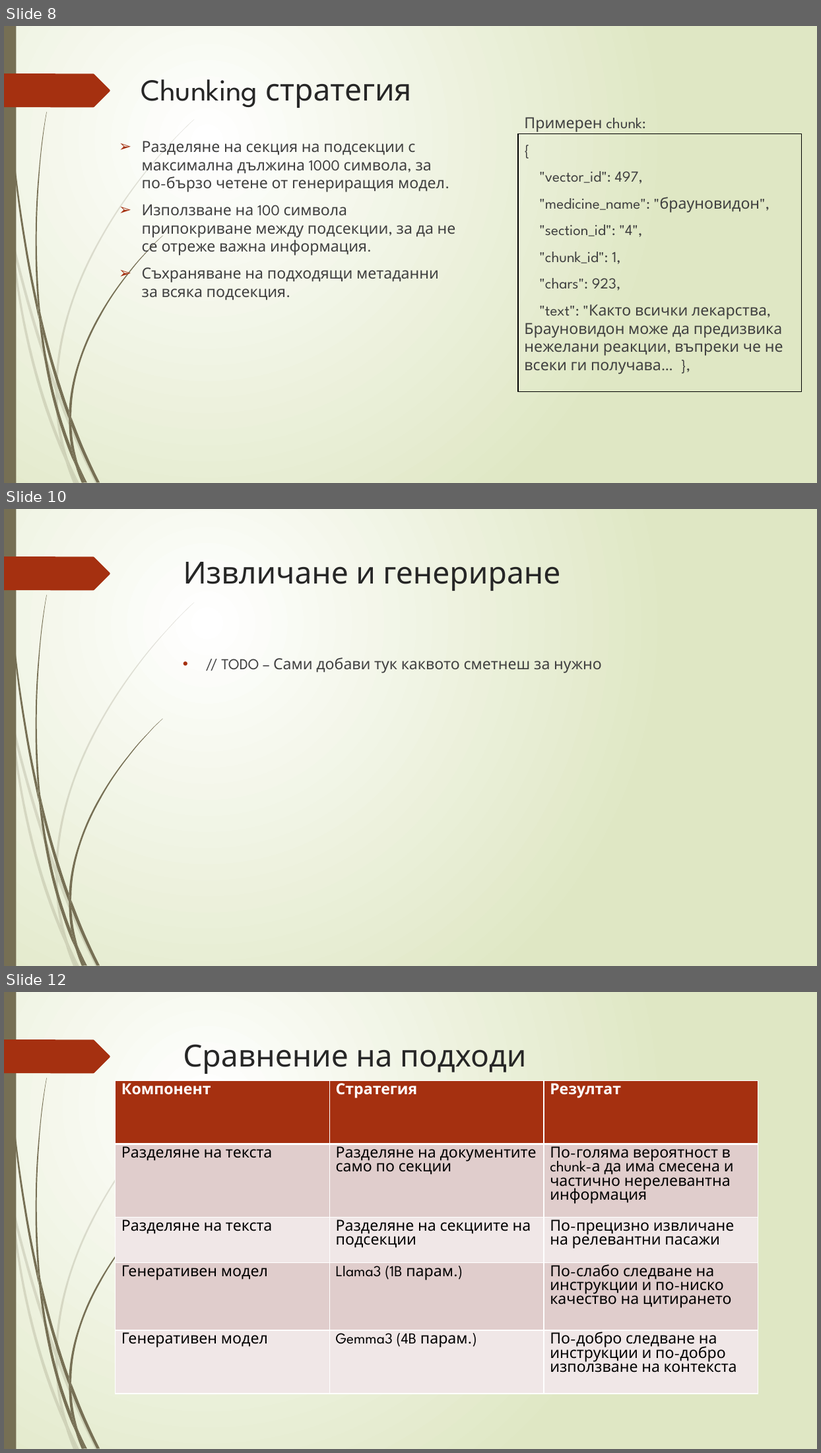
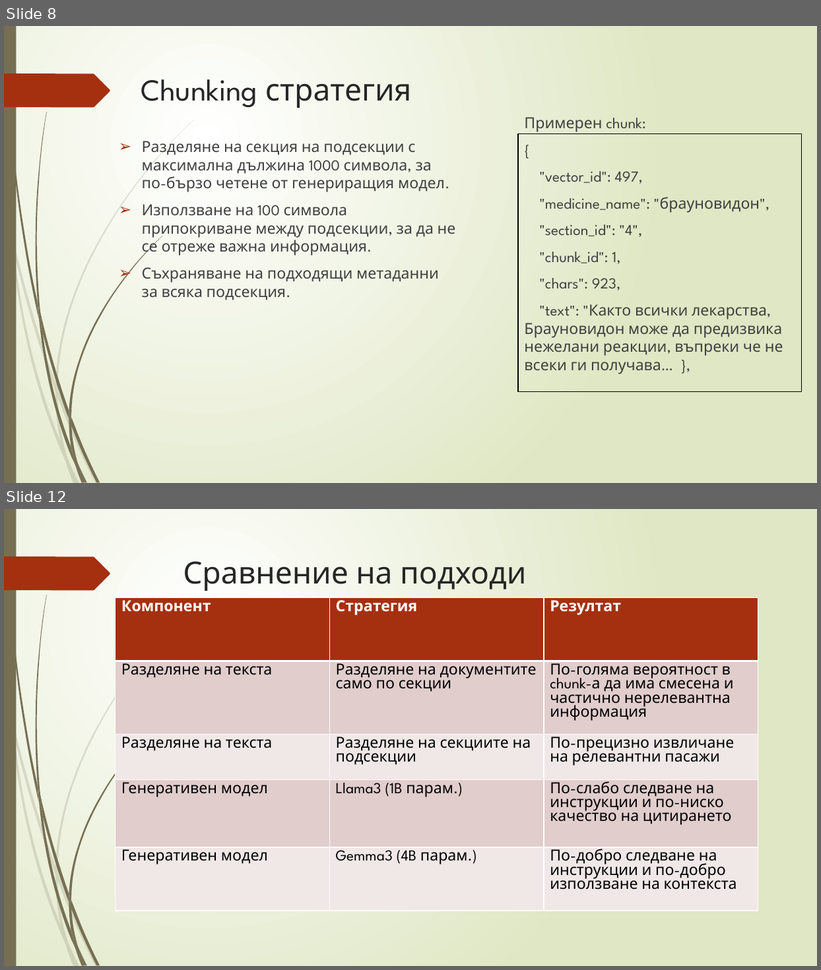
Before and after one commit to Samuil12/project_RAG, a slide deck: rag_presentation.pptx. Shown one above the other, each under a label of ours: slides 8, 10 and 12 before the commit, slides 8 and 12 after it; the slides between them are not shown. The pictures are 821x1453 and 821x970 pixels, drawn with LibreOffice and Linux fonts; fonts in the diff are those of the drawing. Boxes give left, top, right and bottom in pixels: in the first picture for what was removed or moved away, otherwise in the second. Text is boxed around its words. In the diff, an @@ line names an element or a change of style, - is before the commit and + after.

```diff
--- a/rag_presentation.pptx
+++ b/rag_presentation.pptx
@@ slide 10 removed at box(4, 509, 817, 966), background gradient #FFFFFF to #DFE8C4; not listed: 24 template elements that a slide beside it also shows @@
@@ title removed at box(183, 562, 560, 591) @@
-Извличане и генериране
@@ text removed at box(221, 657, 602, 673) @@
-• // TODO – Сами добави тук каквото сметнеш за нужно
```
Also in this commit, not shown: 6 slides changed, 1 slide added, 1 other slide removed.
